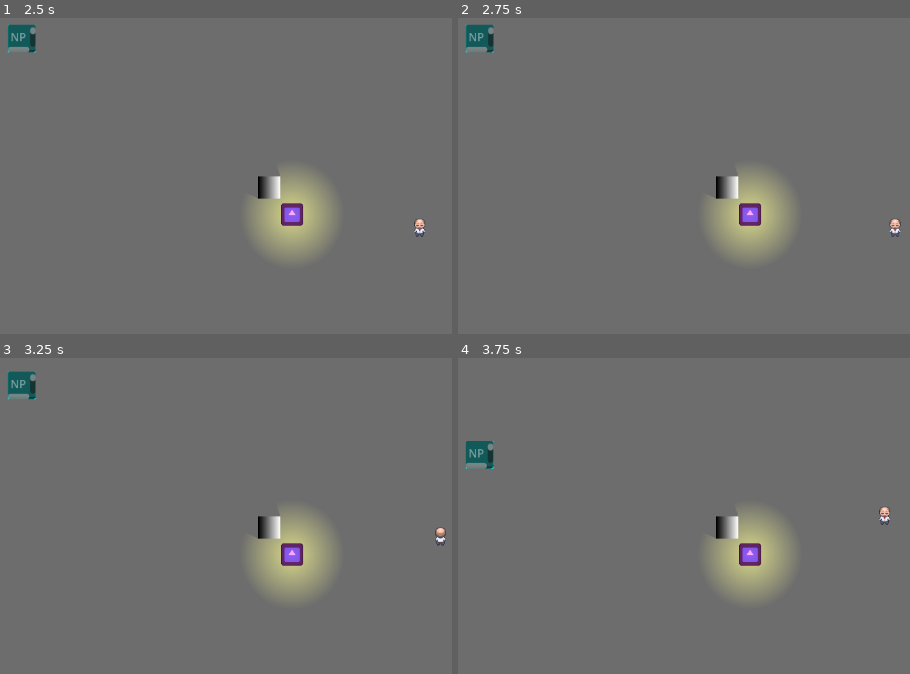
Above: before the commit, frames 1-4 (two rows, left to right).
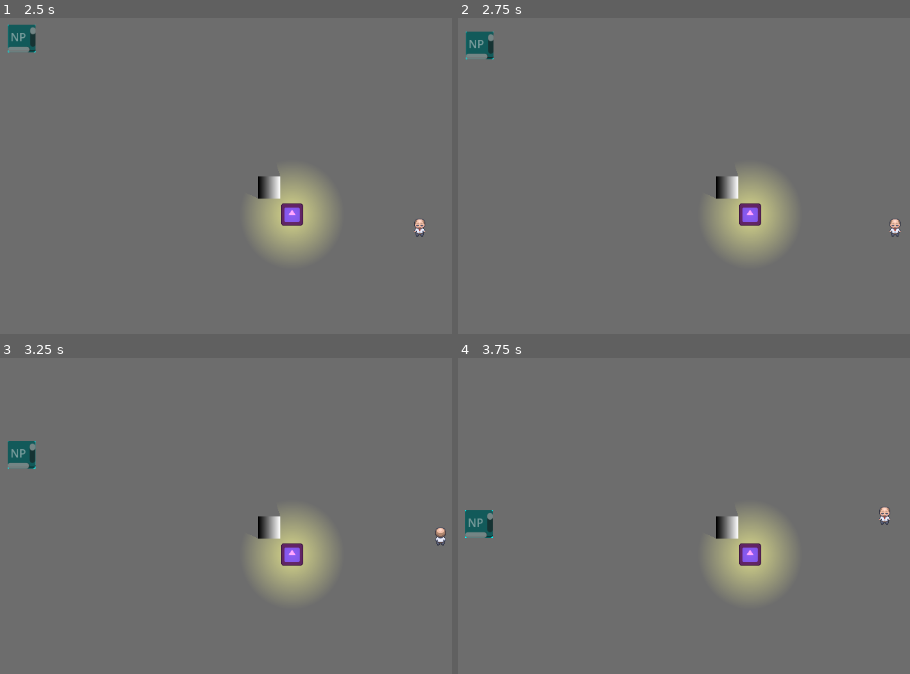
Above: after the commit, the same moments.

Repository: ChrisFlanTheMan/Busy-Work
Game: Godot game, scene res://main.tscn
Same seed, same stepped clock (60 frames per second), same inputs: the game is played once before the commit and once after it. The engine's default icon, where the game draws it, is replaced by a stand-in: a white triangle on a blue panel in a dark square.
Inputs:
- Up to frame 1 (2.5 s): tap Enter at 0.5, 2 s; hold Right (Right) 0.53-1.28 s; tap Space at 1.25 s; hold Down (Down) 1.28-2.03 s; hold Right (Right) from 2.03 s (still down)
- Up to frame 2 (2.75 s): keep holding Right (Right)
- Up to frame 3 (3.25 s): release Right (Right) at 2.78 s; hold Up (Up) from 2.78 s (still down)
- Up to frame 4 (3.75 s): release Up (Up) at 3.53 s; hold Left (Left) from 3.53 s (still down)

Frame 1 is identical in both runs. In frame 2, 0.4% of the frame differs, in the area x 1-8%, y 1-14%; in frame 3, 0.9%, in the area x 1-8%, y 4-36%; in frame 4, 0.9%.
Error after the commit: Parse Error: Could not find base class "npcMovement". (res://enemy.gd:1)

Commit message:
tweaking npc movements slightly and exporting the positions

Diff:
--- a/enemy.gd
+++ b/enemy.gd
@@ -1,4 +1,4 @@
-extends CharacterBody2D
+extends npcMovement
 
 
 # Called when the node enters the scene tree for the first time.
--- a/npcMovement.gd
+++ b/npcMovement.gd
@@ -3,11 +3,11 @@
 var movement_speed: float = 200.0
 
 var current_position_index: int = 0
-var positions: Array = [
+@export var positions: Array = [
 	Vector2(100.0,100.0),
 	Vector2(100.0,500.0),
 	Vector2(900.0,500.0),
-	Vector2(600.0,250.0),
+	Vector2(700.0,250.0),
 	Vector2(900.0,100.0)
 ]
 
@@ -56,5 +56,5 @@
 		current_position_index = 0
 	else:
 		current_position_index = current_position_index + 1
-	await get_tree().create_timer(3.0).timeout
+	await get_tree().create_timer(2.5).timeout
 	set_movement_target(positions[current_position_index])
